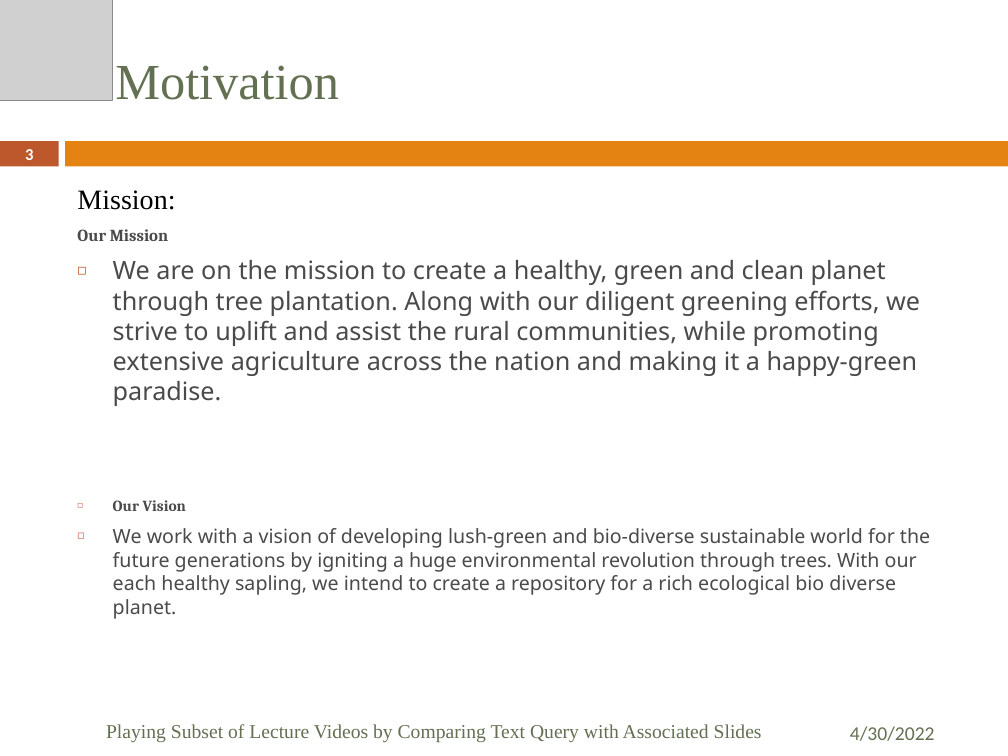
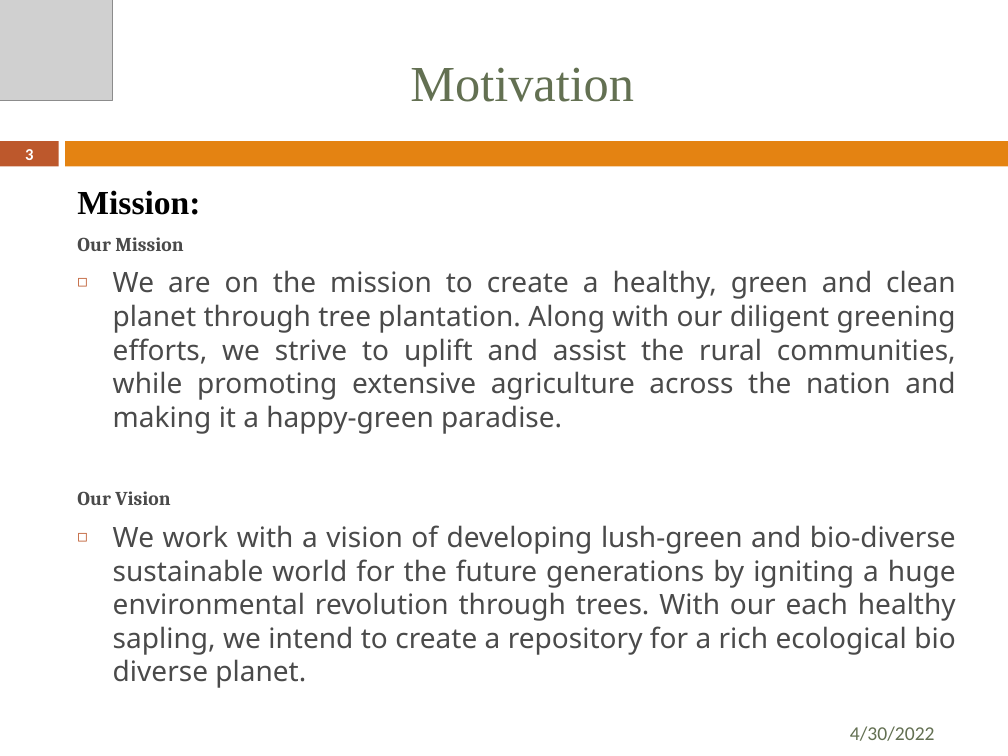
Before and after one commit to Suraj1089/Tree_Plantation, a slide deck: slide 3 of PBL Presentation Format.pptx. Drawn at 1008x756 pixels with LibreOffice and Linux fonts; fonts in the diff are those of the drawing; grey boxes stand for pictures. Boxes give left, top, right and bottom in pixels: in the first picture for what was removed or moved away, otherwise in the second. Text is boxed around its words. In the diff, an @@ line names an element or a change of style, - is before the commit and + after.

```diff
--- a/PBL Presentation Format.pptx
+++ b/PBL Presentation Format.pptx
@@ title "Motivation": place and size @@
-title "Motivation" at (115, 65, 339, 100)
+title "Motivation" at (410, 67, 634, 102)
@@ title "Motivation" at (410, 67, 634, 102): alignment left to centre @@
@@ text "Mission:" at (77, 190, 956, 688): size 20 to 24 pt, bold on in "Mission:"; size 12 to 14 pt in "Our Mission"; size 18 to 20 pt in "We are on the mission to create ..."; size 11 to 14 pt in "Our Vision"; size 14 to 20 pt in "We work with a vision of developing ..."; alignment left to justified; bullet ◻ to none @@
@@ text removed at (106, 724, 762, 742) @@
-Playing Subset of Lecture Videos by Comparing Text Query with Associated Slides
```
Also in this commit, not shown: 11 other slides changed, 1 slide added.
